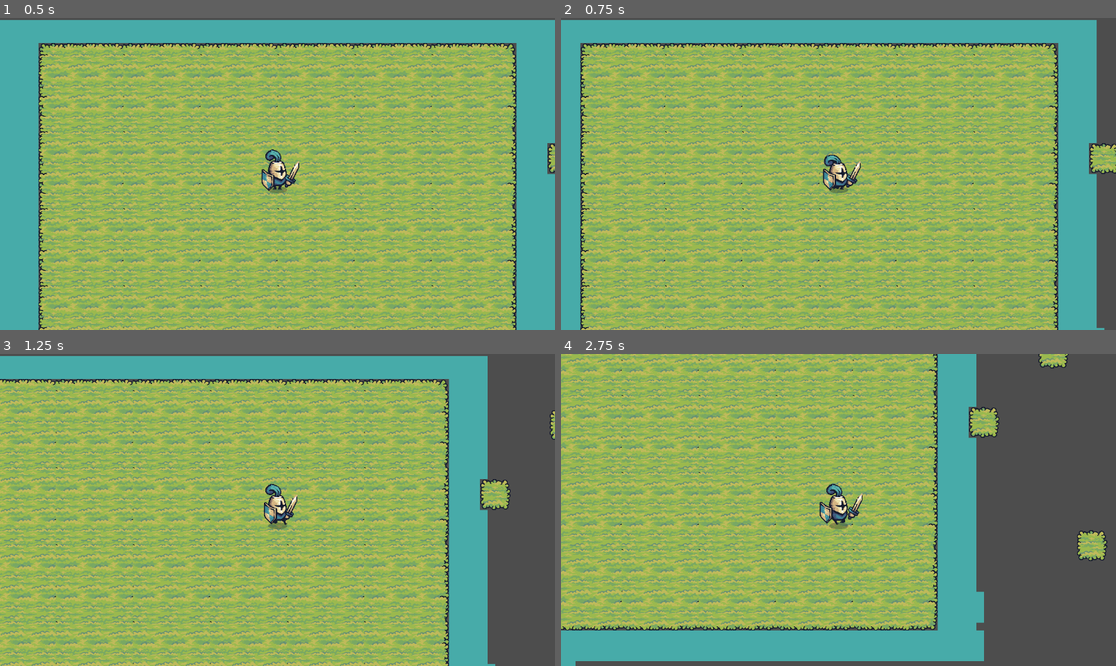
Above: before the commit, frames 1-4 (two rows, left to right).
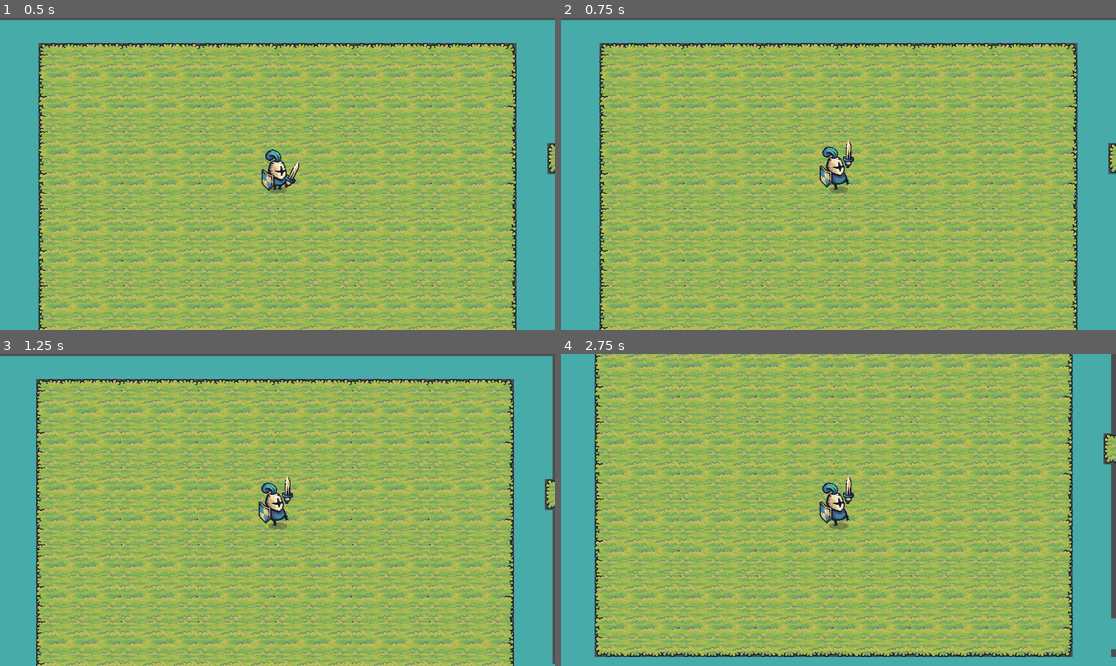
Above: after the commit, the same moments.

Repository: serianoseri/tiny-swords
Game: Godot game, scene res://Scenes/Levels/main.tscn
Two runs of this game, one before a commit and one after it. Both use one fixed random seed, a clock stepped at 60 frames per second and the inputs below.
Inputs:
- Up to frame 1 (0.5 s): no input
- Up to frame 2 (0.75 s): hold Right (ui_right) from 0.53 s (still down); hold Q (heavy_attack, bound only after the commit) from 0.53 s (still down)
- Up to frame 3 (1.25 s): keep holding Right (ui_right); keep holding Q (heavy_attack, bound only after the commit); tap E (light_attack, bound only after the commit) at 0.8 s
- Up to frame 4 (2.75 s): release Right (ui_right) at 1.28 s; release Q (heavy_attack, bound only after the commit) at 1.28 s; hold Down (ui_down) 1.28-2.03 s; tap E (light_attack, bound only after the commit) at 1.35, 2.3 s; tap Q (heavy_attack, bound only after the commit) at 1.55 s; hold Right (ui_right) from 2.03 s (still down); hold Q (heavy_attack, bound only after the commit) from 2.03 s (still down)

Frame 1 is identical in both runs. In frame 2, 49% of the frame differs, in the area x 3-100%, y 0-100%; in frame 3, 59%; in frame 4, 75%, in the area x 0-100%, y 0-100%.

Commit message:
added signal to handle unskippable attack animation

Diff:
--- /dev/null
+++ b/Scenes/Levels/main.gd
@@ -0,0 +1,9 @@
+extends Node2D
+
+# Called when the node enters the scene tree for the first time.
+func _ready():
+	pass
+
+# Called every frame. 'delta' is the elapsed time since the previous frame.
+func _process(delta):
+	pass
--- a/Scenes/Levels/main.tscn
+++ b/Scenes/Levels/main.tscn
@@ -1,5 +1,6 @@
-[gd_scene load_steps=7 format=3 uid="uid://21u5oyupphqp"]
-
+[gd_scene load_steps=8 format=3 uid="uid://21u5oyupphqp"]
+
+[ext_resource type="Script" uid="uid://bohgjj17uu0c6" path="res://Scenes/Levels/main.gd" id="1_nk5xi"]
 [ext_resource type="PackedScene" uid="uid://col805xvqlq1e" path="res://Scenes/Player/player.tscn" id="1_s0gyx"]
 [ext_resource type="Texture2D" uid="uid://4swthdfb0q75" path="res://Assets/Terrain/Water/Water.png" id="1_yjsus"]
 [ext_resource type="Texture2D" uid="uid://cacuhu8btc2sc" path="res://Assets/Terrain/Ground/Tilemap_Flat.png" id="2_u872a"]
@@ -552,6 +553,7 @@
 sources/3 = SubResource("TileSetAtlasSource_nk5xi")
 
 [node name="Main" type="Node2D"]
+script = ExtResource("1_nk5xi")
 
 [node name="StaticBody2D" type="StaticBody2D" parent="."]
 
--- a/Scenes/Player/player.tscn
+++ b/Scenes/Player/player.tscn
@@ -135,42 +135,6 @@
 "values": [42, 43, 44, 45, 46, 47]
 }
 
-[sub_resource type="Animation" id="Animation_vgqql"]
-resource_name = "idle"
-length = 0.6
-loop_mode = 1
-step = 0.1
-tracks/0/type = "value"
-tracks/0/imported = false
-tracks/0/enabled = true
-tracks/0/path = NodePath("Sprite2D:frame")
-tracks/0/interp = 1
-tracks/0/loop_wrap = true
-tracks/0/keys = {
-"times": PackedFloat32Array(0, 0.1, 0.2, 0.3, 0.4, 0.5),
-"transitions": PackedFloat32Array(1, 1, 1, 1, 1, 1),
-"update": 1,
-"values": [0, 1, 2, 3, 4, 5]
-}
-
-[sub_resource type="Animation" id="Animation_fkybt"]
-resource_name = "walk_cycle"
-length = 0.6
-loop_mode = 1
-step = 0.1
-tracks/0/type = "value"
-tracks/0/imported = false
-tracks/0/enabled = true
-tracks/0/path = NodePath("Sprite2D:frame")
-tracks/0/interp = 1
-tracks/0/loop_wrap = true
-tracks/0/keys = {
-"times": PackedFloat32Array(0, 0.1, 0.2, 0.3, 0.4, 0.5),
-"transitions": PackedFloat32Array(1, 1, 1, 1, 1, 1),
-"update": 1,
-"values": [6, 7, 8, 9, 10, 11]
-}
-
 [sub_resource type="Animation" id="Animation_ukyrk"]
 resource_name = "dead"
 length = 0.7
@@ -203,6 +167,42 @@
 "transitions": PackedFloat32Array(1, 1, 1, 1, 1, 1, 1),
 "update": 1,
 "values": [7, 8, 9, 10, 11, 12, 13]
+}
+
+[sub_resource type="Animation" id="Animation_vgqql"]
+resource_name = "idle"
+length = 0.6
+loop_mode = 1
+step = 0.1
+tracks/0/type = "value"
+tracks/0/imported = false
+tracks/0/enabled = true
+tracks/0/path = NodePath("Sprite2D:frame")
+tracks/0/interp = 1
+tracks/0/loop_wrap = true
+tracks/0/keys = {
+"times": PackedFloat32Array(0, 0.1, 0.2, 0.3, 0.4, 0.5),
+"transitions": PackedFloat32Array(1, 1, 1, 1, 1, 1),
+"update": 1,
+"values": [0, 1, 2, 3, 4, 5]
+}
+
+[sub_resource type="Animation" id="Animation_fkybt"]
+resource_name = "walk_cycle"
+length = 0.6
+loop_mode = 1
+step = 0.1
+tracks/0/type = "value"
+tracks/0/imported = false
+tracks/0/enabled = true
+tracks/0/path = NodePath("Sprite2D:frame")
+tracks/0/interp = 1
+tracks/0/loop_wrap = true
+tracks/0/keys = {
+"times": PackedFloat32Array(0, 0.1, 0.2, 0.3, 0.4, 0.5),
+"transitions": PackedFloat32Array(1, 1, 1, 1, 1, 1),
+"update": 1,
+"values": [6, 7, 8, 9, 10, 11]
 }
 
 [sub_resource type="AnimationLibrary" id="AnimationLibrary_ukyrk"]
@@ -225,12 +225,11 @@
 
 [node name="Player" type="CharacterBody2D"]
 script = ExtResource("1_cvnsp")
-speed = 200
+speed = 300
 
 [node name="AnimatedSprite2D" type="AnimatedSprite2D" parent="."]
 sprite_frames = ExtResource("2_mtuoh")
 animation = &"idle"
-autoplay = "idle"
 
 [node name="Sprite2D" type="Sprite2D" parent="."]
 visible = false
@@ -259,3 +258,5 @@
 debug_color = Color(0.768533, 0.432813, 0.30006, 0.42)
 
 [node name="Camera2D" type="Camera2D" parent="."]
+
+[connection signal="animation_finished" from="AnimatedSprite2D" to="." method="_on_animation_finished"]
--- a/Scripts/player.gd
+++ b/Scripts/player.gd
@@ -1,30 +1,78 @@
 extends CharacterBody2D
 
 var input_movement : Vector2 = Vector2.ZERO
-
+enum attack_type{HEAVY, LIGHT}
+var animation_skippable : bool = true
+var last_direction : Vector2
 @onready var animated_sprite = $AnimatedSprite2D
 @export var speed:int = 70
 
 func _ready():
-	pass
+	animated_sprite.animation = "idle"
+	animated_sprite.play("idle")
+
+func _on_animation_finished():
+	animation_skippable = true
+	animated_sprite.play("idle")
 
 func _physics_process(delta):
-	move()
+	if animation_skippable:
+		move(input_movement)
+	#input_movement = Input.get_vector("ui_left", "ui_right", "ui_up", "ui_down").normalized()
+	input_movement.x = Input.get_axis("ui_left", "ui_right")
+	input_movement.y = Input.get_axis("ui_up", "ui_down")
 
-func move():
-	input_movement = Input.get_vector("ui_left", "ui_right", "ui_up", "ui_down").normalized()
+	if Input.is_action_pressed("ui_right") || Input.is_action_pressed("ui_left"):
+		input_movement.y = 0
+	elif Input.is_action_pressed("ui_up") || Input.is_action_pressed("ui_down"):
+		input_movement.x = 0
+	else:
+		input_movement = Vector2.ZERO
+	if animation_skippable:
+		if Input.is_action_pressed("heavy_attack"):
+			attack(attack_type.HEAVY)
 
-	if input_movement.x < 0:
+		if Input.is_action_pressed("light_attack"):
+			attack(attack_type.LIGHT)
+
+func attack(_attack_type):
+	animation_skippable = false
+	var anim_prefix
+	var anim_suffix = "side"
+	var anim_name
+	var flip_anim = false
+	#Attack type choice
+	if _attack_type == attack_type.HEAVY:
+		anim_prefix = "heavy_attack_"
+	else:
+		anim_prefix = "light_attack_"
+	#Animation based on the last direction of movement
+	if last_direction == Vector2.UP:
+		anim_suffix = "up"
+	elif last_direction == Vector2.DOWN:
+		anim_suffix = "down"
+	elif last_direction == Vector2.RIGHT:
+		anim_suffix = "side"
+	elif last_direction == Vector2.LEFT:
+		anim_suffix = "side"
+		flip_anim = true
+
+	anim_name = str(anim_prefix, anim_suffix)
+	animated_sprite.flip_h = flip_anim
+	animated_sprite.play(anim_name)
+
+func move(_input_movement):
+	if _input_movement == Vector2.LEFT:
 		animated_sprite.flip_h = true
-	elif input_movement.x > 0:
+	elif _input_movement == Vector2.RIGHT:
 		animated_sprite.flip_h = false
 
-	if input_movement != Vector2.ZERO:
-		velocity = input_movement * speed
+	if _input_movement != Vector2.ZERO:
+		velocity = _input_movement * speed
+		last_direction = _input_movement
 		animated_sprite.animation = "walk_cycle"
-		#print(input_movement)
 
-	if input_movement == Vector2.ZERO:
+	if _input_movement == Vector2.ZERO:
 		velocity = Vector2.ZERO
 		animated_sprite.animation = "idle"
 
--- a/project.godot
+++ b/project.godot
@@ -1,3 +1,11 @@
+; Engine configuration file.
+; It's best edited using the editor UI and not directly,
+; since the parameters that go here are not all obvious.
+;
+; Format:
+;   [section] ; section goes between []
+;   param=value ; assign values to parameters
+
 config_version=5
 
 [application]
@@ -41,6 +49,16 @@
 , Object(InputEventKey,"resource_local_to_scene":false,"resource_name":"","device":-1,"window_id":0,"alt_pressed":false …(183 unchanged characters)…
 ]
 }
+heavy_attack={
+"deadzone": 0.2,
+"events": [Object(InputEventKey,"resource_local_to_scene":false,"resource_name":"","device":-1,"window_id":0,"alt_pressed":false,"shift_pressed":false,"ctrl_pressed":false,"meta_pressed":false,"pressed":false,"keycode":0,"physical_keycode":81,"key_label":0,"unicode":113,"location":0,"echo":false,"script":null)
+]
+}
+light_attack={
+"deadzone": 0.2,
+"events": [Object(InputEventKey,"resource_local_to_scene":false,"resource_name":"","device":-1,"window_id":0,"alt_pressed":false,"shift_pressed":false,"ctrl_pressed":false,"meta_pressed":false,"pressed":false,"keycode":0,"physical_keycode":69,"key_label":0,"unicode":101,"location":0,"echo":false,"script":null)
+]
+}
 
 [rendering]
 
Not shown, added: Scenes/Levels/main.gd.uid
